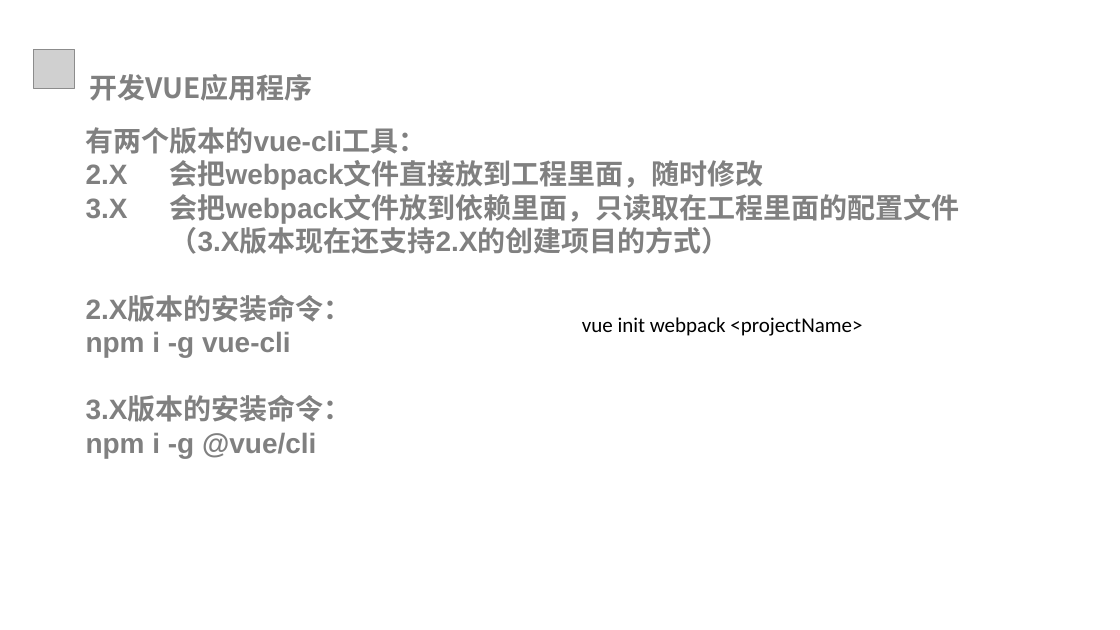
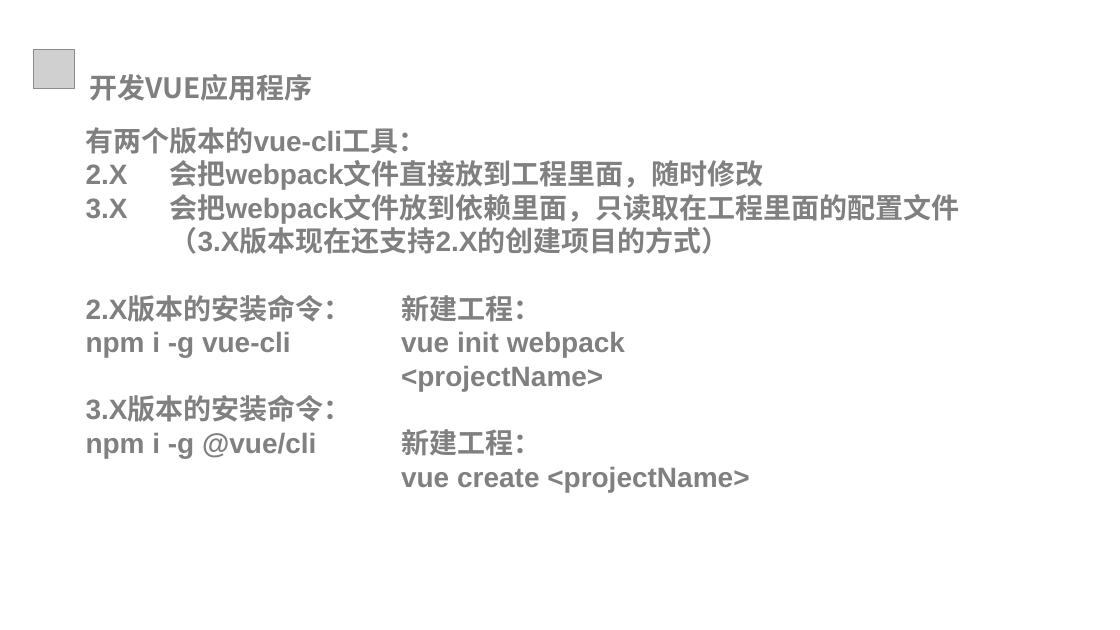
Before and after one commit to xiaozs/ppt, a slide deck: slide 5 of 3.开发VUE应用程序.pptx. Drawn at 1120x630 pixels with LibreOffice and Linux fonts; fonts in the diff are those of the drawing; grey boxes stand for pictures; background and template pictures are left out. Boxes give left, top, right and bottom in pixels: in the first picture for what was removed or moved away, otherwise in the second. Text is boxed around its words. In the diff, an @@ line names an element or a change of style, - is before the commit and + after.

```diff
--- a/3.开发VUE应用程序.pptx
+++ b/3.开发VUE应用程序.pptx
@@ text "新建工程：": place and size @@
-text "新建工程：" at (582,317,862,336)
+text "新建工程：" at (401,295,749,492)
@@ text at (401,295,541,322): paragraph added @@
+新建工程：
@@ text at (401,332,625,391): size 18 to 24 pt, font Calibri to Arial, text colour #000000 to #808080, bold on in "vue init webpack <projectName>" @@
@@ text at (401,429,749,492): paragraphs added @@
+新建工程：
+vue create <projectName>
```
Also in this commit, not shown: 2 other slides changed, 16 slides added, 37 other files.
